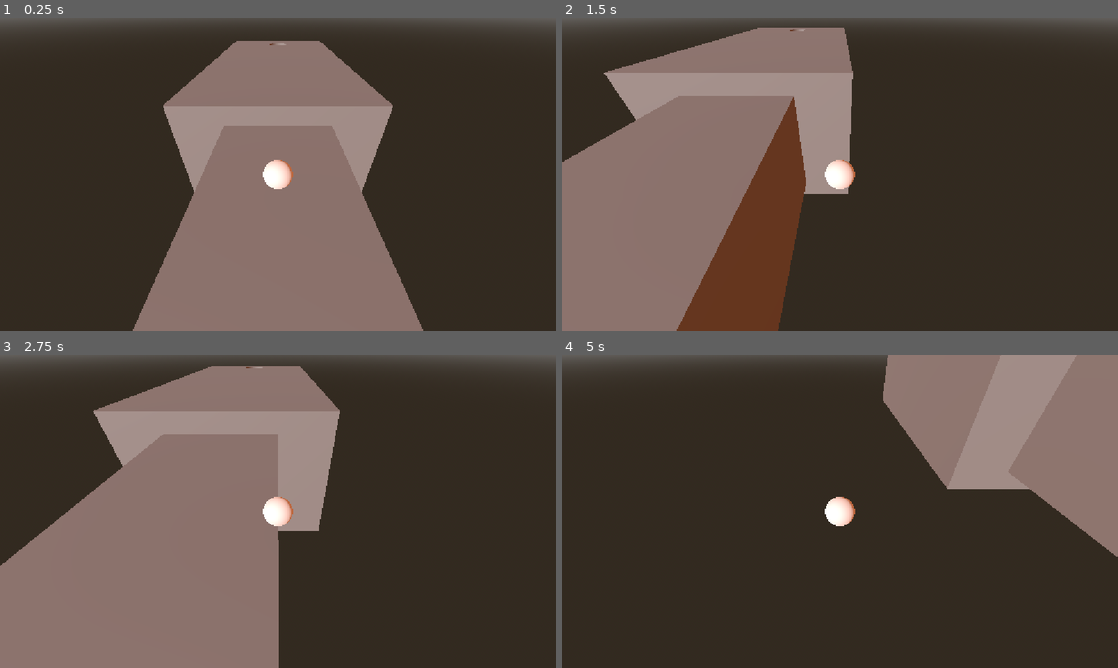
Above: before the commit, frames 1-4 (two rows, left to right).
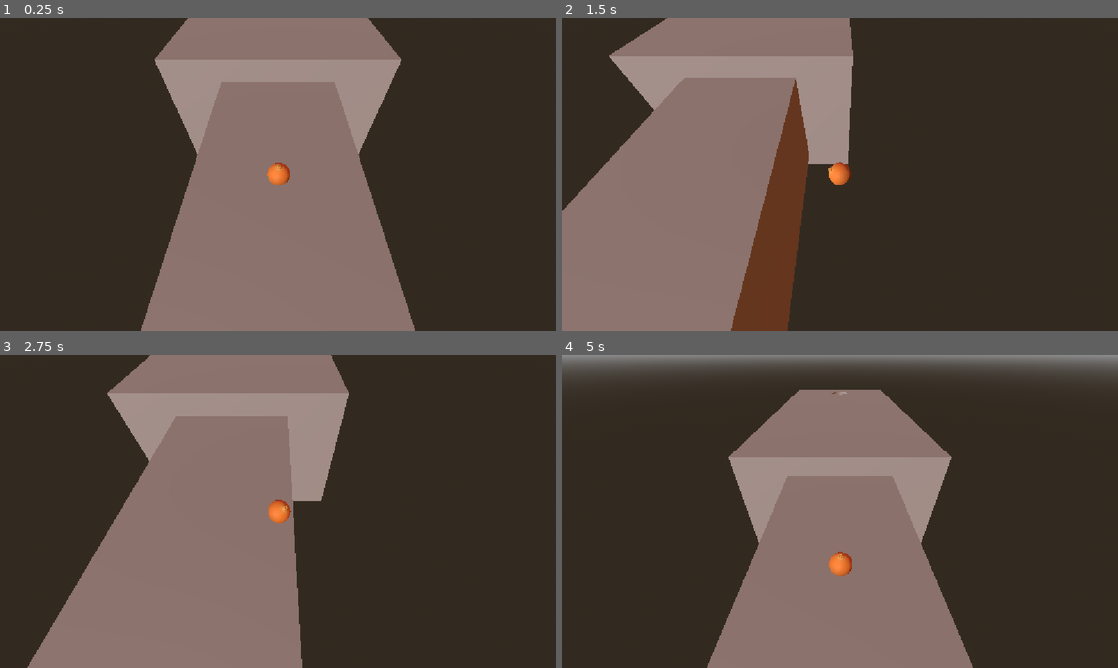
Above: after the commit, the same moments.

Repository: DestroyerMob/rolypoly
Game: Godot game, scene res://scenes/hole_one.tscn
Two runs of this game, one before a commit and one after it. Both use one fixed random seed, a clock stepped at 60 frames per second and the inputs below. This scene is started directly instead of the project's main scene.
Inputs:
- Up to frame 1 (0.25 s): no input
- Up to frame 2 (1.5 s): hold D (right) 0.53-1.28 s; tap Space (jump) at 0.77 s; hold S (backward) from 1.28 s (still down)
- Up to frame 3 (2.75 s): tap Space (jump) at 1.52 s; release S (backward) at 2.03 s; hold D (right) from 2.03 s (still down)
- Up to frame 4 (5 s): release D (right) at 2.78 s; hold W (forward) 2.78-3.53 s; tap Space (jump) at 3.02, 3.77, 4.52 s; hold A (left) from 3.53 s (still down)

The runs differ from the first frame. In frame 1, 15% of the frame differs, in the area x 0-100%, y 0-100%; in frame 2, 15%; in frame 3, 19%; in frame 4, 49%.

Commit message:
Added onion vegetable as ball type

Diff:
--- /dev/null
+++ b/packed_scenes/player_onion.tscn
@@ -0,0 +1,12 @@
+[gd_scene format=3 uid="uid://ctmge4npvbnl6"]
+
+[ext_resource type="PackedScene" uid="uid://djiilbxcqnx2h" path="res://packed_scenes/player.tscn" id="1_inbge"]
+[ext_resource type="PackedScene" uid="uid://cuhcrlgs2ujyx" path="res://models/vegetables/onion/Onion.glb" id="2_onion"]
+
+[node name="Player" unique_id=1887833892 instance=ExtResource("1_inbge")]
+
+[node name="MeshInstance3D" parent="CollisionShape3D" parent_id_path=PackedInt32Array(181200873) index="0" unique_id=1398664333]
+visible = false
+
+[node name="Onion" parent="CollisionShape3D" parent_id_path=PackedInt32Array(181200873) index="1" unique_id=1261362989 instance=ExtResource("2_onion")]
+transform = Transform3D(0.25, 0, 0, 0, 0.25, 0, 0, 0, 0.25, 0, -0.46554565, 0)
--- a/scenes/hole_one.tscn
+++ b/scenes/hole_one.tscn
@@ -2,7 +2,7 @@
 
 [ext_resource type="PackedScene" uid="uid://13eepn7as43i" path="res://scenes/death_zone.tscn" id="1_ljh47"]
 [ext_resource type="Script" uid="uid://djp4yg53u5qk6" path="res://scripts/camera.gd" id="2_eanlv"]
-[ext_resource type="PackedScene" uid="uid://djiilbxcqnx2h" path="res://packed_scenes/player.tscn" id="3_8ywi8"]
+[ext_resource type="PackedScene" uid="uid://ctmge4npvbnl6" path="res://packed_scenes/player_onion.tscn" id="4_8ywi8"]
 [ext_resource type="PackedScene" uid="uid://bb3evr04ihd2t" path="res://scenes/flag_hole.tscn" id="4_flghl"]
 
 [sub_resource type="BoxShape3D" id="BoxShape3D_vtqdj"]
@@ -31,8 +31,7 @@
 transform = Transform3D(1, 0, 0, 0, 0.7867442, 0.6172792, 0, -0.6172792, 0.7867442, 0, 7, 5.343068)
 script = ExtResource("2_eanlv")
 
-[node name="Player" parent="." unique_id=1887833892 instance=ExtResource("3_8ywi8")]
-transform = Transform3D(1, 0, 0, 0, 1, 0, 0, 0, 1, 0, 2.542687, 0)
+[node name="Player" parent="." unique_id=1850823876 instance=ExtResource("4_8ywi8")]
 
 [node name="Platform" type="StaticBody3D" parent="." unique_id=1334623333]
 
Binary file added: models/vegetables/onion/Onion.glb
Not shown, added: models/vegetables/onion/Onion.glb.import
Binary file added: models/vegetables/onion/Onion_Onion_BaseColour.png
Not shown, added: models/vegetables/onion/Onion_Onion_BaseColour.png.import
Binary file added: models/vegetables/onion/Onion_stripes.png
Not shown, added: models/vegetables/onion/Onion_stripes.png.import
